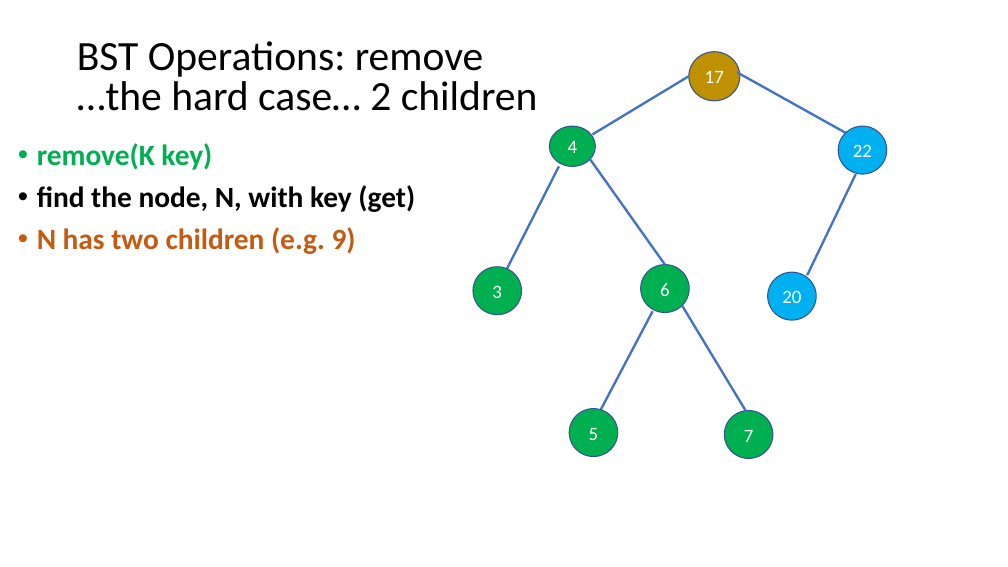
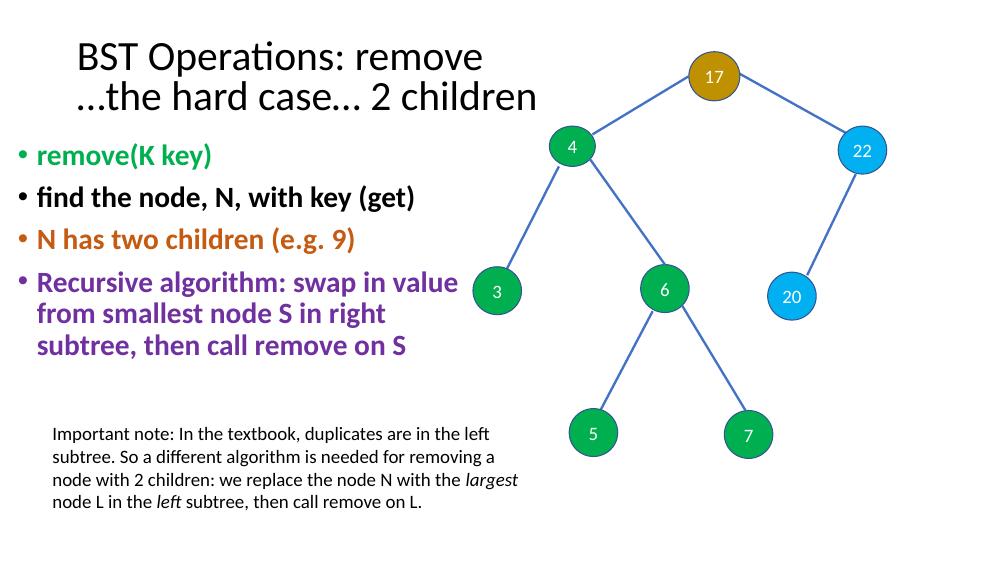
Before and after one commit to dickinson-comp232-fall22/dickinson-comp232-fall22.github.io, a slide deck: slide 11 of resources/class13/class13-BSTs.pptx (slide 9 before the commit). Drawn at 1008x567 pixels with LibreOffice and Linux fonts; fonts in the diff are those of the drawing. Boxes give left, top, right and bottom in pixels: in the first picture for what was removed or moved away, otherwise in the second. Text is boxed around its words. In the diff, an @@ line names an element or a change of style, - is before the commit and + after.

```diff
--- a/resources/class13/class13-BSTs.pptx
+++ b/resources/class13/class13-BSTs.pptx
@@ text at <box>37,271,459,359</box>: paragraph added @@
+• Recursive algorithm: swap in value from smallest node S in right subtree, then call remove on S
@@ text added at <box>52,427,519,510</box>, 18 pt, text #000000 @@
+Important note: In the textbook, duplicates are in the left subtree. So a different algorithm is needed for removing a node with 2 children: we replace the node N with the largest node L in the left subtree, then call remove on L.
```
Also in this commit, not shown: 8 other slides changed, 2 slides added, 1 other file.
